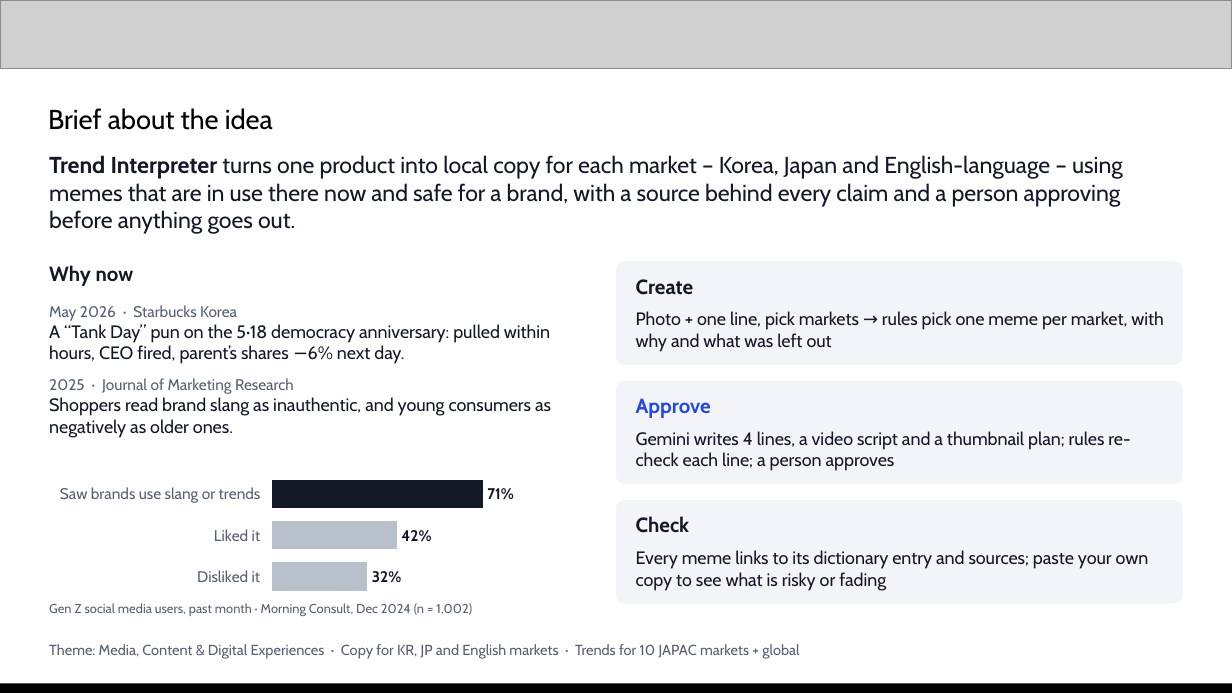
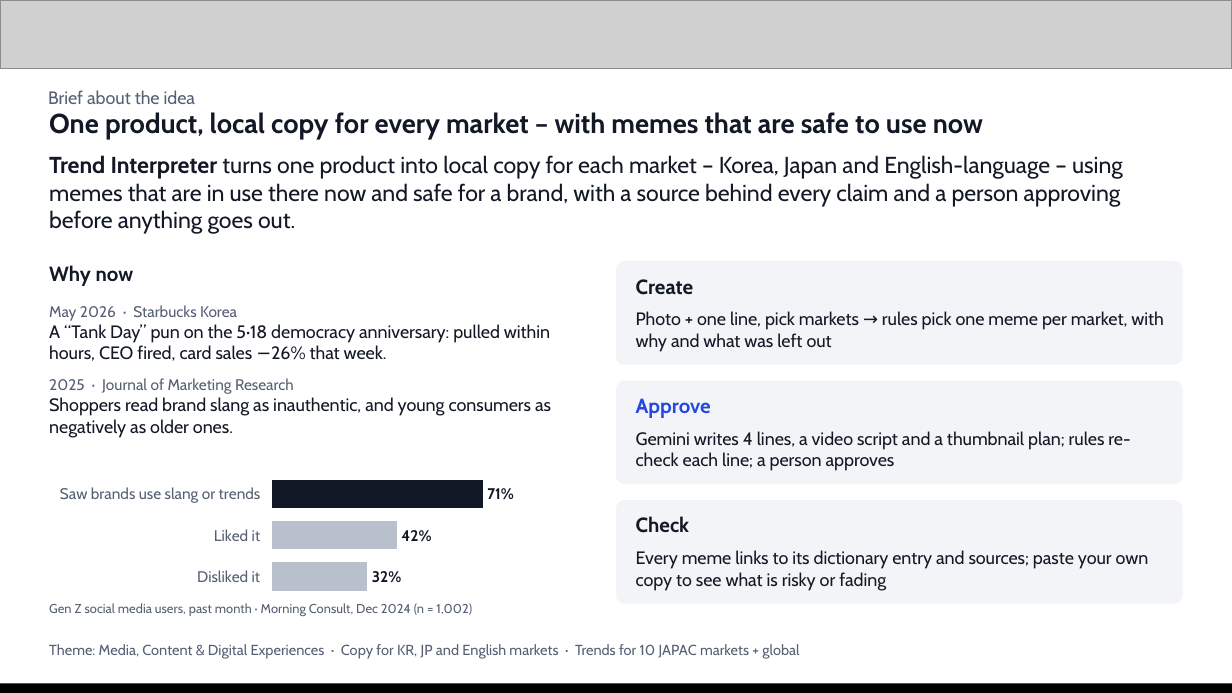
Before and after one commit to Sihyeon-Ji/trend-interpreter, a slide deck: slide 2 of docs/대회/제출/AI-Builder-Cup-제출-초안.pptx. Drawn at 1232x693 pixels with LibreOffice and Linux fonts; fonts in the diff are those of the drawing; grey boxes stand for pictures. Boxes give left, top, right and bottom in pixels: in the first picture for what was removed or moved away, otherwise in the second. Text is boxed around its words. In the diff, an @@ line names an element or a change of style, - is before the commit and + after.

```diff
--- a/docs/대회/제출/AI-Builder-Cup-제출-초안.pptx
+++ b/docs/대회/제출/AI-Builder-Cup-제출-초안.pptx
@@ text "Brief about the idea": place and size @@
-text "Brief about the idea" at (48,108,273,130)
+text "Brief about the idea" at (48,90,195,104)
@@ text "Brief about the idea" at (48,90,195,104): size 16 to 10.5 pt, text colour none to #566074 @@
@@ text added at (49,112,983,139), 16 pt, text #121826, bold @@
+One product, local copy for every market – with memes that are safe to use now
@@ text at (49,324,550,361): text changed @@
-A “Tank Day” pun on the 5·18 democracy anniversary: pulled within hours, CEO fired, parent’s shares −6% next day.
+A “Tank Day” pun on the 5·18 democracy anniversary: pulled within hours, CEO fired, card sales −26% that week.
```
Also in this commit, not shown: 10 other slides changed, 3 slides added, 13 other files.
